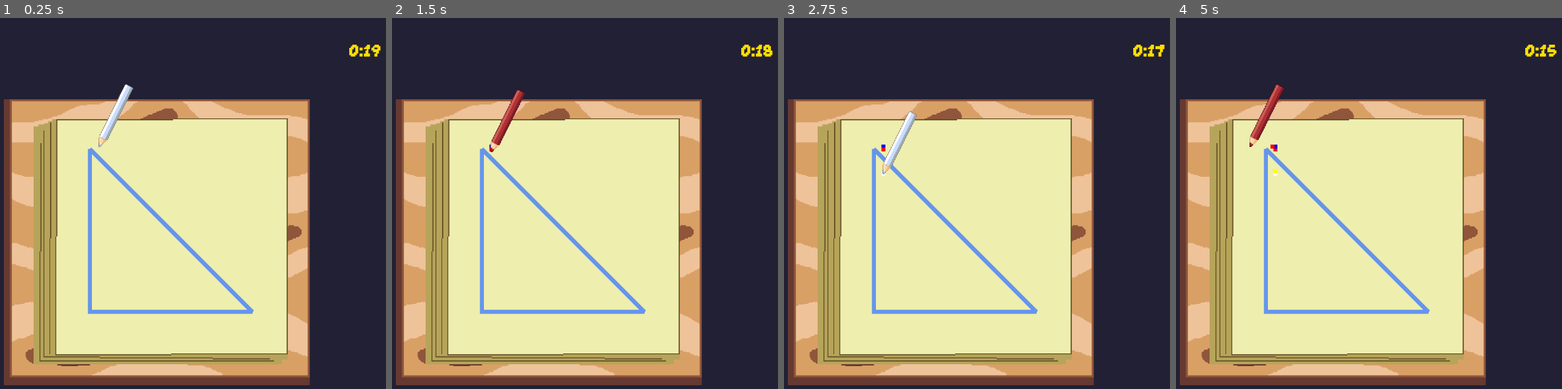
Above: before the commit, frames 1-4 (left to right).
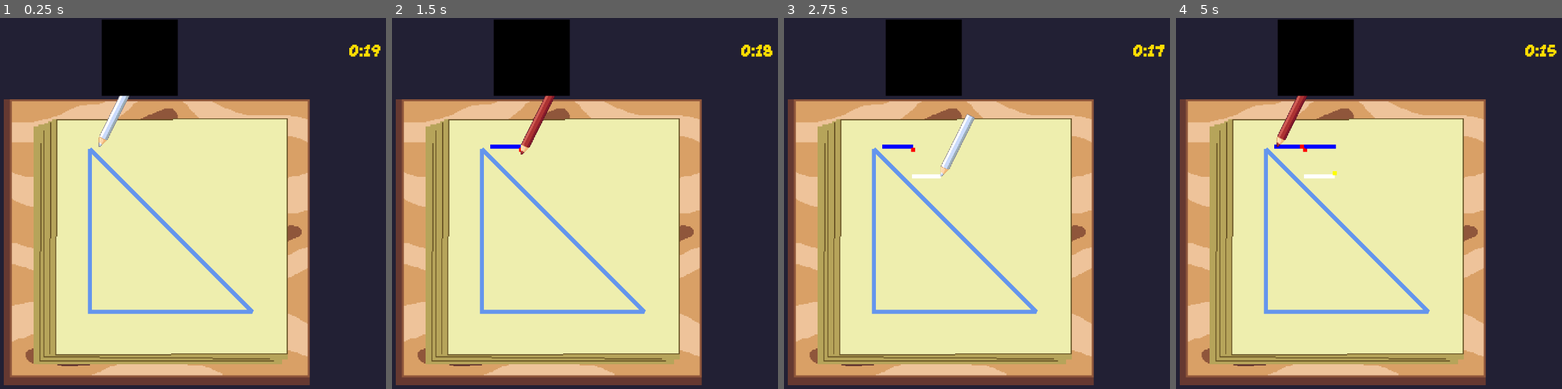
Above: after the commit, the same moments.

Repository: feliperieder/ultimate-color
Game: Godot game, scene res://Levels/level1.tscn
The game is run twice, just before and just after one commit, with the same random seed, the same clock (stepped at 60 frames per second) and the same inputs. This scene is started directly instead of the project's main scene.
Inputs:
- Up to frame 1 (0.25 s): no input
- Up to frame 2 (1.5 s): tap Enter at 0.5 s; hold Right (right) 0.53-1.28 s; hold A (blue_color) 0.53-1.28 s; hold Down (down) from 1.28 s (still down); tap Q (red_color) at 1.35 s
- Up to frame 3 (2.75 s): release Down (down) at 2.03 s; hold Right (right) from 2.03 s (still down); hold S (white_color) from 2.03 s (still down)
- Up to frame 4 (5 s): release Right (right) at 2.78 s; release S (white_color) at 2.78 s; hold Up (up) 2.78-3.53 s; tap W (yellow_color) at 2.85 s; hold A (blue_color) 3.53-4.28 s; hold Left (left) from 3.53 s (still down); tap Q (red_color) at 4.35 s

The runs differ from the first frame. In frame 1, 4.1% of the frame differs, in the area x 26-47%, y 0-22%; in frame 2, 5.0%; in frame 3, 5.1%; in frame 4, 5.2%, in the area x 19-47%, y 0-44%.
Error before the commit: Attempt to call function 'play' in base 'null instance' on a null instance. (res://Players/player_test.gd:95)

Commit message:
nbão lembro, mas algo eu fiz

Diff:
--- a/Levels/level1.tscn
+++ b/Levels/level1.tscn
@@ -1,7 +1,8 @@
-[gd_scene load_steps=7 format=3 uid="uid://dvgpwovn1coao"]
+[gd_scene load_steps=8 format=3 uid="uid://dvgpwovn1coao"]
 
 [ext_resource type="Script" path="res://main.gd" id="1_ns2qd"]
 [ext_resource type="Texture2D" uid="uid://df7m0h1pa775j" path="res://Art/BG/bg_AZUL.png" id="2_idswf"]
+[ext_resource type="PackedScene" uid="uid://i6nu1j1564eq" path="res://UI/ui_layer.tscn" id="2_nuo4h"]
 [ext_resource type="PackedScene" uid="uid://b5et3exwbxfh8" path="res://level_line.tscn" id="3_wldcm"]
 [ext_resource type="PackedScene" uid="uid://dc6x4phax06m5" path="res://Timer/Timer.tscn" id="4_w6k7w"]
 [ext_resource type="PackedScene" uid="uid://d1usyydica8j" path="res://Players/player_test.tscn" id="5_4bgaw"]
@@ -10,6 +11,8 @@
 [node name="Main" type="Node2D"]
 script = ExtResource("1_ns2qd")
 level = 1
+
+[node name="UILayer" parent="." instance=ExtResource("2_nuo4h")]
 
 [node name="BgAzul" type="Sprite2D" parent="."]
 texture_filter = 1
--- a/Levels/level2.tscn
+++ b/Levels/level2.tscn
@@ -1,7 +1,8 @@
-[gd_scene load_steps=7 format=3 uid="uid://dvj0yn3lhw66s"]
+[gd_scene load_steps=8 format=3 uid="uid://dvj0yn3lhw66s"]
 
 [ext_resource type="Script" path="res://main.gd" id="1_rl64h"]
 [ext_resource type="Texture2D" uid="uid://df7m0h1pa775j" path="res://Art/BG/bg_AZUL.png" id="2_0okmo"]
+[ext_resource type="PackedScene" uid="uid://i6nu1j1564eq" path="res://UI/ui_layer.tscn" id="2_bptgo"]
 [ext_resource type="PackedScene" uid="uid://dc6x4phax06m5" path="res://Timer/Timer.tscn" id="3_xutns"]
 [ext_resource type="PackedScene" uid="uid://d1usyydica8j" path="res://Players/player_test.tscn" id="4_htgu5"]
 [ext_resource type="PackedScene" uid="uid://cpencn7rbua8f" path="res://Players/drawing.tscn" id="5_58c32"]
@@ -10,6 +11,8 @@
 [node name="Main" type="Node2D"]
 script = ExtResource("1_rl64h")
 level = 2
+
+[node name="UILayer" parent="." instance=ExtResource("2_bptgo")]
 
 [node name="BgAzul" type="Sprite2D" parent="."]
 texture_filter = 1
--- a/Levels/level3.tscn
+++ b/Levels/level3.tscn
@@ -1,7 +1,8 @@
-[gd_scene load_steps=7 format=3 uid="uid://c2x58nk0qbvk6"]
+[gd_scene load_steps=8 format=3 uid="uid://c2x58nk0qbvk6"]
 
 [ext_resource type="Script" path="res://main.gd" id="1_cxed1"]
 [ext_resource type="Texture2D" uid="uid://df7m0h1pa775j" path="res://Art/BG/bg_AZUL.png" id="2_2ku6a"]
+[ext_resource type="PackedScene" uid="uid://i6nu1j1564eq" path="res://UI/ui_layer.tscn" id="3_qvyfm"]
 [ext_resource type="PackedScene" uid="uid://dc6x4phax06m5" path="res://Timer/Timer.tscn" id="3_ym8bh"]
 [ext_resource type="PackedScene" uid="uid://d1usyydica8j" path="res://Players/player_test.tscn" id="4_0cjo1"]
 [ext_resource type="PackedScene" uid="uid://cpencn7rbua8f" path="res://Players/drawing.tscn" id="5_xqv1e"]
@@ -16,6 +17,8 @@
 position = Vector2(640, 480)
 scale = Vector2(2.5, 2.5)
 texture = ExtResource("2_2ku6a")
+
+[node name="UILayer" parent="." instance=ExtResource("3_qvyfm")]
 
 [node name="PlayerTest" parent="." instance=ExtResource("4_0cjo1")]
 position = Vector2(494, 324)
@@ -58,4 +61,4 @@
 
 [node name="Timer" parent="." instance=ExtResource("3_ym8bh")]
 position = Vector2(1165, 84)
-timer_time = 50
+timer_time = 55
--- a/Levels/level4.tscn
+++ b/Levels/level4.tscn
@@ -1,6 +1,7 @@
-[gd_scene load_steps=7 format=3 uid="uid://ccb88my815yj8"]
+[gd_scene load_steps=8 format=3 uid="uid://ccb88my815yj8"]
 
 [ext_resource type="Script" path="res://main.gd" id="1_bwc0u"]
+[ext_resource type="PackedScene" uid="uid://i6nu1j1564eq" path="res://UI/ui_layer.tscn" id="2_nrheq"]
 [ext_resource type="Texture2D" uid="uid://df7m0h1pa775j" path="res://Art/BG/bg_AZUL.png" id="2_t78oi"]
 [ext_resource type="PackedScene" uid="uid://dc6x4phax06m5" path="res://Timer/Timer.tscn" id="3_s6fvl"]
 [ext_resource type="PackedScene" uid="uid://d1usyydica8j" path="res://Players/player_test.tscn" id="4_dqqbi"]
@@ -10,6 +11,8 @@
 [node name="Main" type="Node2D"]
 script = ExtResource("1_bwc0u")
 level = 4
+
+[node name="UILayer" parent="." instance=ExtResource("2_nrheq")]
 
 [node name="BgAzul" type="Sprite2D" parent="."]
 texture_filter = 1
--- /dev/null
+++ b/Levels/level5.tscn
@@ -0,0 +1,59 @@
+[gd_scene load_steps=8 format=3 uid="uid://ccyramk0ry66i"]
+
+[ext_resource type="Script" path="res://main.gd" id="1_4osl0"]
+[ext_resource type="PackedScene" uid="uid://i6nu1j1564eq" path="res://UI/ui_layer.tscn" id="2_2eyqy"]
+[ext_resource type="Texture2D" uid="uid://df7m0h1pa775j" path="res://Art/BG/bg_AZUL.png" id="3_ryydt"]
+[ext_resource type="PackedScene" uid="uid://d1usyydica8j" path="res://Players/player_test.tscn" id="4_ina6m"]
+[ext_resource type="PackedScene" uid="uid://cpencn7rbua8f" path="res://Players/drawing.tscn" id="5_g6mav"]
+[ext_resource type="PackedScene" uid="uid://b5et3exwbxfh8" path="res://level_line.tscn" id="6_j2mg7"]
+[ext_resource type="PackedScene" uid="uid://dc6x4phax06m5" path="res://Timer/Timer.tscn" id="7_v5cpu"]
+
+[node name="Main" type="Node2D"]
+script = ExtResource("1_4osl0")
+level = 5
+
+[node name="UILayer" parent="." instance=ExtResource("2_2eyqy")]
+
+[node name="Timer" parent="." instance=ExtResource("7_v5cpu")]
+position = Vector2(1165, 84)
+timer_time = 75
+
+[node name="BgAzul" type="Sprite2D" parent="."]
+texture_filter = 1
+position = Vector2(640, 480)
+scale = Vector2(2.5, 2.5)
+texture = ExtResource("3_ryydt")
+
+[node name="PlayerTest" parent="." instance=ExtResource("4_ina6m")]
+position = Vector2(494, 324)
+
+[node name="Drawing" parent="." instance=ExtResource("5_g6mav")]
+
+[node name="LevelLine3" parent="." instance=ExtResource("6_j2mg7")]
+position = Vector2(24, 110)
+points = PackedVector2Array(618, 574, 650, 598, 682, 574)
+color = "white"
+
+[node name="LevelLine2" parent="." instance=ExtResource("6_j2mg7")]
+position = Vector2(24, 110)
+points = PackedVector2Array(450, 400, 620, 570, 680, 570, 850, 400)
+color = "pink"
+
+[node name="LevelLine4" parent="." instance=ExtResource("6_j2mg7")]
+position = Vector2(24, 110)
+points = PackedVector2Array(635, 566, 550, 398, 610, 302)
+color = "blue"
+
+[node name="LevelLine5" parent="." instance=ExtResource("6_j2mg7")]
+position = Vector2(24, 110)
+points = PackedVector2Array(665, 566, 750, 398, 700, 302)
+color = "yellow"
+
+[node name="LevelLine6" parent="." instance=ExtResource("6_j2mg7")]
+position = Vector2(26, 108)
+points = PackedVector2Array(650, 574, 650, 302)
+color = "green"
+
+[node name="LevelLine" parent="." instance=ExtResource("6_j2mg7")]
+position = Vector2(24, 110)
+points = PackedVector2Array(550, 300, 750, 300, 850, 400, 450, 400, 550, 300)
Binary file added: Art/Buttons/botao_como_jogar.png
Not shown, added: Art/Buttons/botao_como_jogar.png.import
Binary file added: Art/Buttons/botao_jogar.png
Not shown, added: Art/Buttons/botao_jogar.png.import
Binary file added: Art/Buttons/botao_recordes.png
Not shown, added: Art/Buttons/botao_recordes.png.import
Binary file added: Art/Buttons/botao_sair.png
Not shown, added: Art/Buttons/botao_sair.png.import
